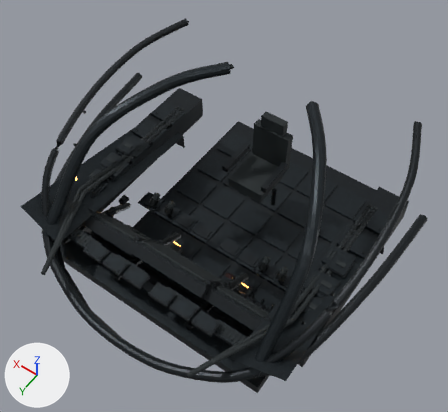
A saved change to the Blender file spikes/courier-cockpit/courier-cockpit.blend.
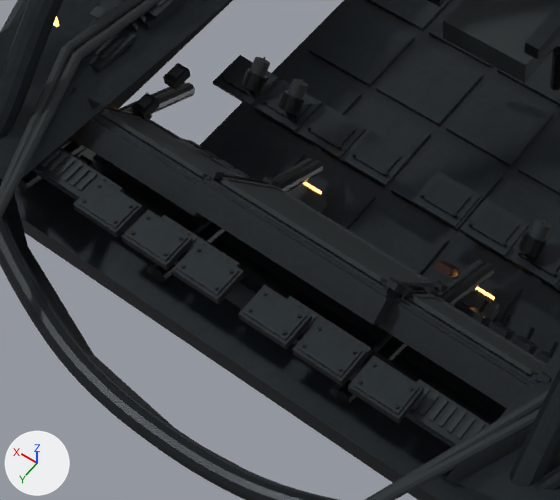
There are two pictures of each version: one whole from a 50 mm lens placed at (-4.6, 7.23, 8.78), pointed at (-0.06, 0.88, -1.19), one close up on the part from 12% to 61% of the width and 41% to 89% of the height. The lights are fixed; the arrows at lower left show +X, +Y and +Z. The last two pictures show the newer version.

In view in the first close-up: 'exposed-machined-edges', 'graphite-housings', 'rubber-and-recess', 'screen-flight', 'screen-radar', 'screen-target', 'weathered-blue-steel' and 2 more.
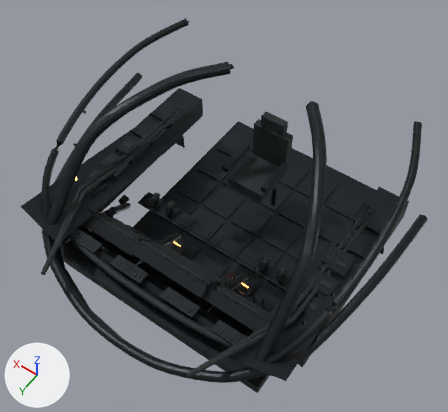
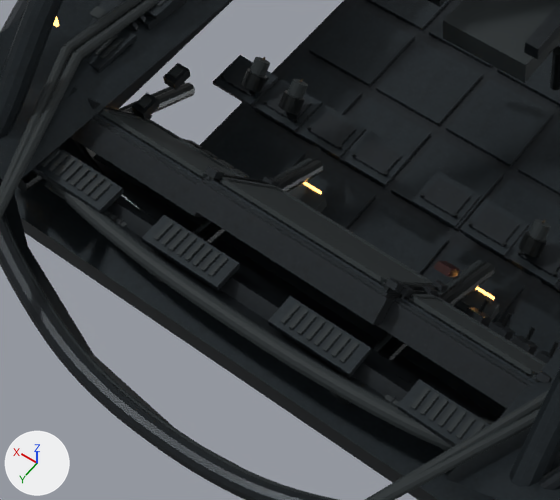
Changed parts and their boxes (x1, y1, x2, y2) in the close-ups (560 x 500 px):
part 1 of me_weathered_blue_steel, deleted: before (77, 181, 419, 415)
part 2 of me_graphite_housings, deleted: before (73, 178, 193, 270)
part 3 of me_graphite_housings, cut back: before (172, 242, 312, 350); after (50, 138, 401, 407)
part 4 of me_graphite_housings, surface changed: before (217, 271, 424, 424); after (154, 252, 394, 405)
part 5 of me_exposed_machined_edges, deleted: before (82, 184, 414, 409)
part 6 of me_exposed_machined_edges, added (mostly hidden): after (72, 138, 495, 424)
part 7 of me_rubber_and_recess, added: after (45, 181, 454, 451)

The edits, one by one:
me_weathered_blue_steel is used by ob_weathered_blue_steel; location (0.0, 0.0, 0.0).
me_weathered_blue_steel had 4976 vertices, 1236 faces and spanned x -3.1..3.1, y -2.36..4.2, z -2.95..0.94.
me_weathered_blue_steel now has 4880 vertices, 1212 faces and spans x -3.1..3.1, y -2.36..4.2, z -2.95..0.94.
me_weathered_blue_steel part 1: 34 loose pieces with 136 vertices, spanning x -1.52..1.52, y 3.07..3.32, z -1.22..-1.21, are deleted.
Other edits to the shape of me_weathered_blue_steel do not show in these pictures.
me_graphite_housings is used by ob_graphite_housings; location (0.0, 0.0, 0.0).
me_graphite_housings had 16184 vertices, 3690 faces and spanned x -3.63..3.63, y -2.8..4.29, z -3.1..0.71.
me_graphite_housings now has 16688 vertices, 3816 faces and spans x -3.63..3.63, y -2.8..4.29, z -3.1..0.71.
me_graphite_housings part 2: 14 loose pieces with 56 vertices, spanning x -0.1..1.54, y 3.04..3.34, z -1.29..-1.23, are deleted.
me_graphite_housings part 3: 77 vertices moved from x -1.54..0.1, y 3.04..3.34, z -1.29..-1.23 to x -2.35..0.9, y 2.82..3.32, z -1.74..-1.43; 11 vertices removed from x -0.54..0.54, y 3.04..3.34, z -1.29..-1.23; 571 vertices added at x -2.35..2.35, y 2.62..3.2, z -1.8..-1.5.
me_graphite_housings part 4: 16 kept faces spanning x -2.0..0.9, y 2.82..3.32, z -1.74..-1.43 get new texture (UV) coordinates.
me_exposed_machined_edges is used by ob_exposed_machined_edges; location (0.0, 0.0, 0.0).
me_exposed_machined_edges had 24492 vertices, 5742 faces and spanned x -3.57..3.57, y -1.61..4.19, z -2.66..0.88.
me_exposed_machined_edges now has 25860 vertices, 6120 faces and spans x -3.57..3.57, y -1.61..4.19, z -2.66..0.88.
me_exposed_machined_edges part 5: 240 loose pieces with 1152 vertices, spanning x -1.5..1.5, y 3.09..3.29, z -1.21..-1.2, are deleted.
me_exposed_machined_edges part 6: 2520 vertices added at x -2.36..2.36, y 2.59..3.09, z -1.83..-1.49.
me_rubber_and_recess is used by ob_rubber_and_recess; location (0.0, 0.0, 0.0).
me_rubber_and_recess had 13680 vertices, 3316 faces and spanned x -3.52..3.52, y -1.11..4.22, z -2.84..0.87.
me_rubber_and_recess now has 16056 vertices, 3906 faces and spans x -3.52..3.52, y -1.11..4.22, z -2.84..0.87.
me_rubber_and_recess part 7: 2376 vertices added at x -2.37..2.37, y 2.92..3.38, z -1.62..-1.37.
